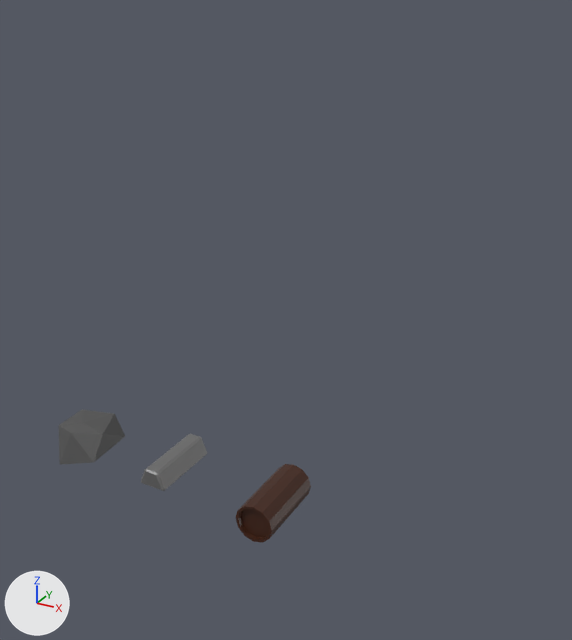
Renders of the Blender file Unity Project - Fantasy Game/Assets/Blender Models/Objects/Materials.blend from each side of a commit.
One viewpoint serves both versions: a 50 mm camera at (11.03, -14.0, 11.96) aimed at (1.68, 3.0, 3.46). Every picture has the same lights, and +X, +Y and +Z are marked at lower left.

Objects in the first picture: 'Ingot', 'Log', 'Stone'.
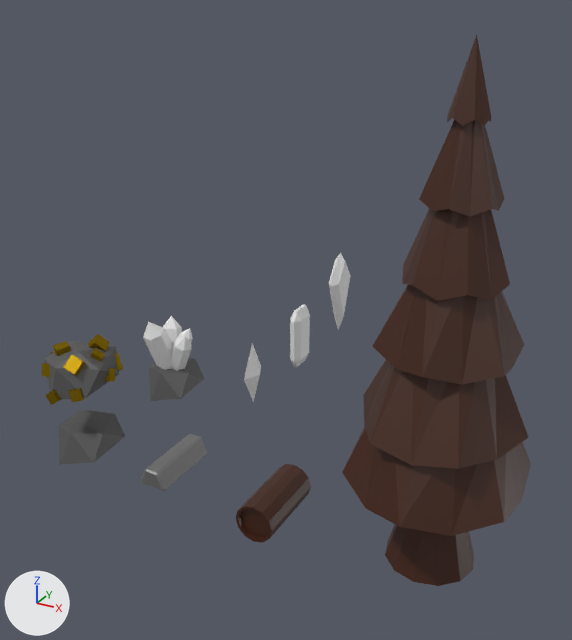
Changed parts and their boxes [x1, y1, x2, y2] in the pictures (572 x 640 px):
'Tree Leaves', added (brown)
    after: [342, 35, 531, 536]
'Tree Log', added (brown)
    after: [385, 525, 474, 586]
'Ore Base', added
    after: [44, 340, 119, 400]
'Crystal (Ore)', added
    after: [143, 316, 193, 371]
'Crystal Ore', added
    after: [149, 358, 205, 401]
'Ore Metal', added
    after: [42, 334, 123, 405]
'Medium Crystal', added
    after: [290, 305, 310, 367]
'Large Crystal', added
    after: [329, 252, 351, 330]
'Small Crystal', added
    after: [244, 343, 261, 402]

Edits to the bpy script that builds the scene:
```text
Add mat_material:
    mat_material = bpy.data.materials.new('Material')
    mat_material.use_nodes = True; mat_material.node_tree.nodes.clear()
    _N = mat_material.node_tree.nodes; _L = mat_material.node_tree.links
    n0 = _N.new('ShaderNodeOutputMaterial'); n0.name = 'Material Output'
    n1 = _N.new('ShaderNodeBsdfAnisotropic'); n1.name = 'Glossy BSDF'
    n1.distribution = 'GGX'
    n1.inputs[0].default_value = (0.343, 0.215, 0.00671, 1.0)  # 'Color', yellow #9e8013
    _L.new(n1.outputs[0], n0.inputs[0])  # 'BSDF' to 'Surface'
Add me_cylinder_004:
    me_cylinder_004.from_pydata([(0.0, 0.5, 0.0), (0.25, 0.0, 0.0), (0.0, 0.0, -1.0)], [], [(2, 0, 1)])
Add me_cylinder_006:
    me_cylinder_006.from_pydata([(0.2, 0.0, -0.7), (0.2, 0.0, 0.0), (0.2, 0.3, 0.0), (0.2, 0.3, -0.7), (0.06, 0.0, -1.0), (0.06, 0.3, -1.0), (0.06, 0.5, 0.0), (0.06, 0.5, -0.7), (0.0, 0.0, -1.0), (0.0, 0.3, -1.0), (0.0, 0.5, 0.0), (0.0, 0.5, -0.7)], [], [(1, 0, 3, 2), (0, 4, 5, 3), (3, 7, 6, 2), (3, 5, 7), (7, 5, 9, 11), (6, 7, 11, 10), (5, 4, 8, 9)])
Add me_cylinder_005:
    me_cylinder_005.from_pydata([(0.0, 0.8, 1.0), (0.19, 0.5, 1.0), (0.0, 0.0, -1.0), (0.19, 0.0, 1.7), (0.0, 0.0, 2.0), (0.2, 0.0, -0.4), (0.19, 0.0, 1.0)], [], [(0, 1, 5, 2), (4, 3, 1, 0), (6, 5, 1), (3, 6, 1)])
Add ob_small_crystal:
    ob_small_crystal = bpy.data.objects.new('Small Crystal', me_cylinder_004)  # modifiers MIRROR
    ob_small_crystal.location = (0.0, 4.0, 1.0)
Add ob_medium_crystal:
    ob_medium_crystal = bpy.data.objects.new('Medium Crystal', me_cylinder_006)  # modifiers MIRROR
    ob_medium_crystal.location = (0.0, 7.0, 1.0)
Add ob_crystal_ore:
    ob_crystal_ore = bpy.data.objects.new('Crystal Ore', me_icosphere_001.copy())  # the mesh of ob_stone
    ob_crystal_ore.location = (-3.0, 4.0, 0.0)
Add ob_large_crystal:
    ob_large_crystal = bpy.data.objects.new('Large Crystal', me_cylinder_005)  # modifiers MIRROR
    ob_large_crystal.location = (0.0, 10.0, 1.0)
Add ob_crystal__ore:
    ob_crystal__ore = bpy.data.objects.new('Crystal (Ore)', me_cylinder_001)  # 56 vertices, 72 faces; spans x -1.26..2.0, y -2.02..1.42, z 0.0..4.7
    ob_crystal__ore.parent = ob_crystal_ore
    ob_crystal__ore.location = (-3.053, 4.106, 0.122)
    ob_crystal__ore.scale = (0.443, 0.443, 0.443)
Add ob_tree_leaves:
    ob_tree_leaves = bpy.data.objects.new('Tree Leaves', me_cylinder_003)  # 46 vertices, 36 faces; spans x 0.0..1.79, y 2.08..11.0, z 0.0..2.21; in mat_log (brown #411d09); modifiers MIRROR
    ob_tree_leaves.parent = ob_tree_log
    ob_tree_leaves.location = (7.0, 0.0, 0.0)
    ob_tree_leaves.rotation_euler = (1.571, 0.0, 0.0)  # degrees (90, 0, 0)
Add ob_tree_log:
    ob_tree_log = bpy.data.objects.new('Tree Log', me_cylinder_002)  # 50 vertices, 60 faces; spans x -1.0..1.0, y 0.0..3.0, z -1.0..1.0; in mat_log (brown #411d09)
    ob_tree_log.location = (7.0, 0.0, 0.0)
    ob_tree_log.rotation_euler = (1.571, 0.0, 0.0)  # degrees (90, 0, 0)
Add ob_ore_metal:
    ob_ore_metal = bpy.data.objects.new('Ore Metal', me_cube_014)  # 112 vertices, 84 faces; spans x -0.88..0.79, y -0.78..0.66, z -0.82..0.93
    ob_ore_metal.parent = ob_ore_base
    ob_ore_metal.location = (-3.0, 0.0, 2.0)
    ob_ore_metal.rotation_euler = (-1.073, 0.0951, -0.602)  # degrees (-61, 5.4, -34)
    ob_ore_metal.scale = (1.23, 1.23, 1.23)
Add ob_ore_base:
    ob_ore_base = bpy.data.objects.new('Ore Base', me_icosphere_002)  # 12 vertices, 20 faces; spans x -0.78..0.89, y -0.94..1.16, z -0.42..0.82; in mat_rock (dark grey #535353)
    ob_ore_base.location = (-3.0, 0.0, 2.0)
```
